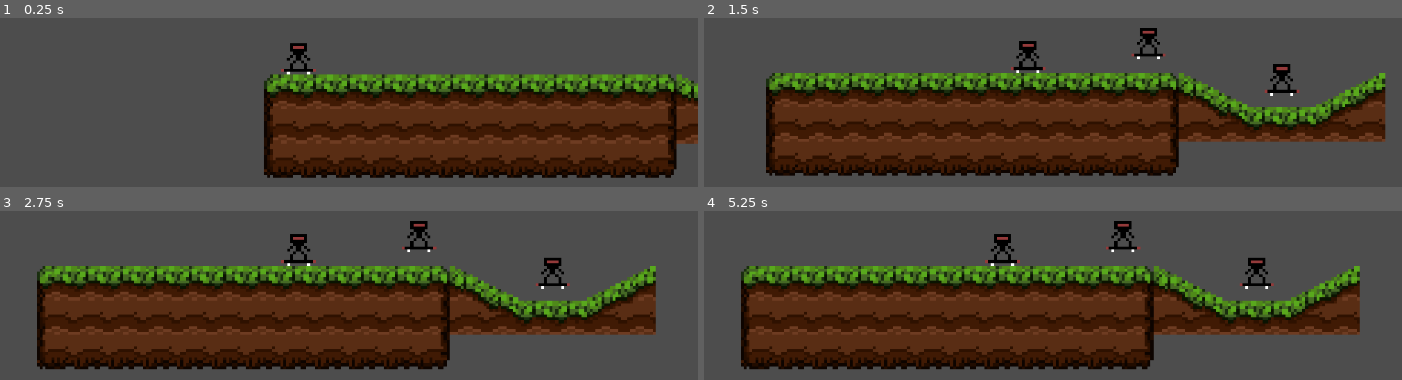
Above: before the commit, frames 1-4 (two rows, left to right).
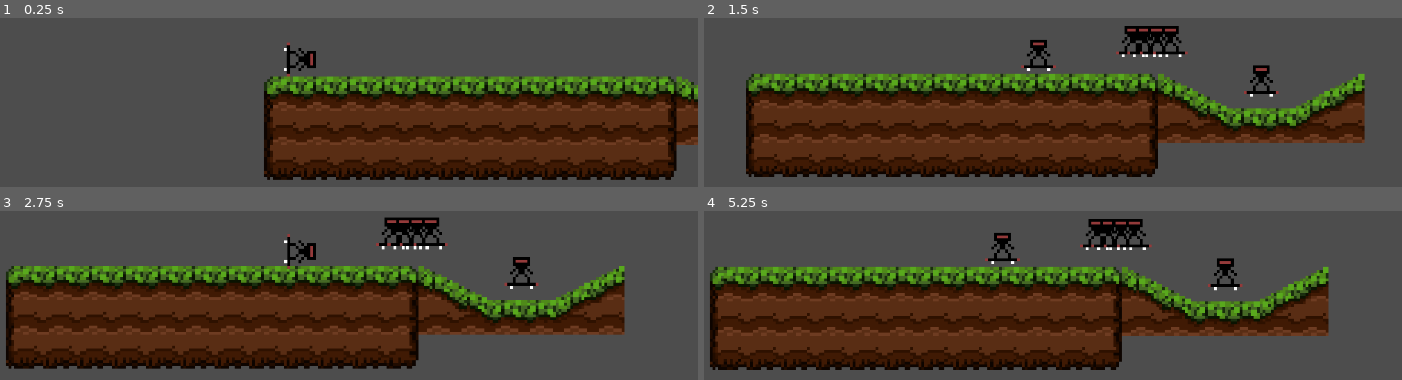
Above: after the commit, the same moments.

Repository: HowdyHack-2025/skater-game
Game: Godot game, scene res://world_2d.tscn
Two runs of this game, one before a commit and one after it. Both use one fixed random seed, a clock stepped at 60 frames per second and the inputs below. The project has no main scene, so this scene is started directly.
Inputs (mouse positions are in pixels of both pictures, inside the frame that each line leads up to):
- Up to frame 1 (0.25 s): no input
- Up to frame 2 (1.5 s): tap Enter (ui_accept) at 0.5, 0.77 s; move the mouse to (1178, 36) at 0.52 s; hold Right (ui_right) from 0.53 s (still down); move the mouse to (843, 80) at 1.27 s
- Up to frame 3 (2.75 s): tap Enter (ui_accept) at 1.52 s; move the mouse to (outside the picture) at 2.02 s; release Right (ui_right) at 2.03 s; hold Left (ui_left) from 2.03 s (still down)
- Up to frame 4 (5.25 s): move the mouse to (962, 341) at 2.77 s; release Left (ui_left) at 2.78 s; hold Right (ui_right) 2.78-4.28 s; tap Enter (ui_accept) at 3.02, 3.77, 4.52 s; move the mouse to (1241, 319) at 3.52 s; move the mouse to (outside the picture) at 4.27 s; hold Left (ui_left) 4.28-5.03 s; move the mouse to (1039, 251) at 5.02 s; hold Right (ui_right) from 5.03 s (still down)

The runs differ from the first frame. In frame 1, 8.3% of the frame differs, in the area x 37-100%, y 14-96%; in frame 2, 24%, in the area x 6-98%, y 4-95%; in frame 3, 21%; in frame 4, 22%.

Commit message:
player controller stuff

Diff:
--- a/skater-2d-godot/skater_player.gd
+++ b/skater-2d-godot/skater_player.gd
@@ -6,11 +6,15 @@
 const JUMP_VELOCITY = -200.0
 @export var max_speed = 200.0
 
+func _ready() -> void:
+	floor_stop_on_slope = false
 
 func _physics_process(delta: float) -> void:
 	# Add the gravity.
 	if not is_on_floor():
 		velocity += get_gravity() * delta
+
+
 
 	# Handle jump.
 	# if Input.is_action_just_pressed("ui_accept") and is_on_floor():
@@ -27,3 +31,4 @@
 		velocity.x = move_toward(velocity.x, 0, ACCELERATION)
 	velocity.x = clampf(velocity.x, 0, max_speed)
 	move_and_slide()
+	self.rotation = get_floor_angle()
